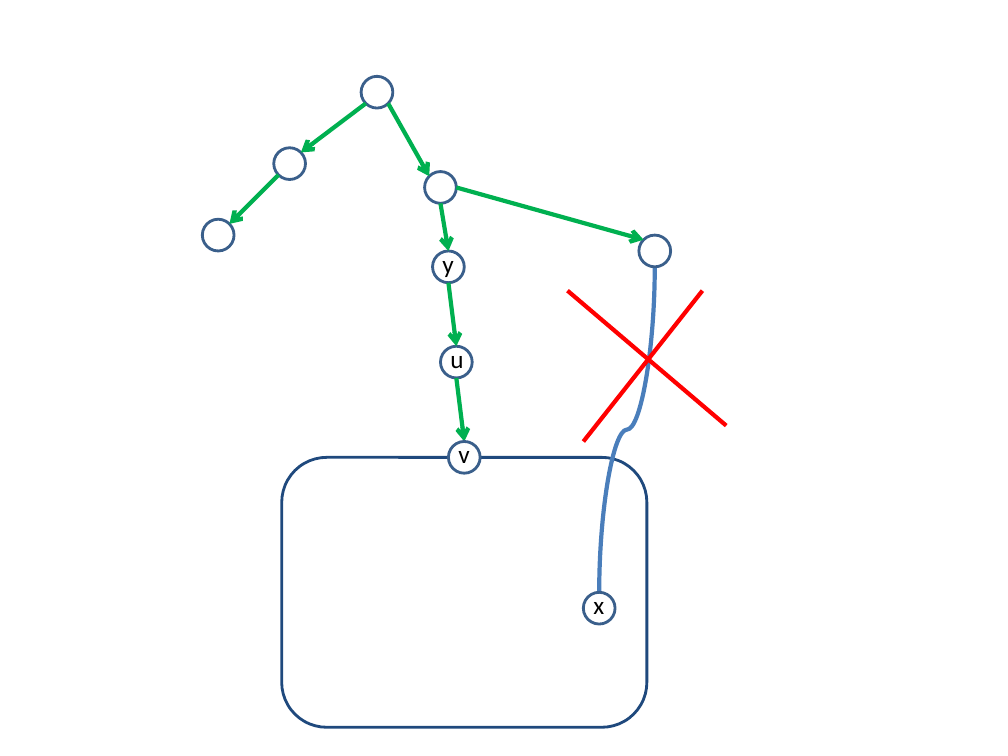
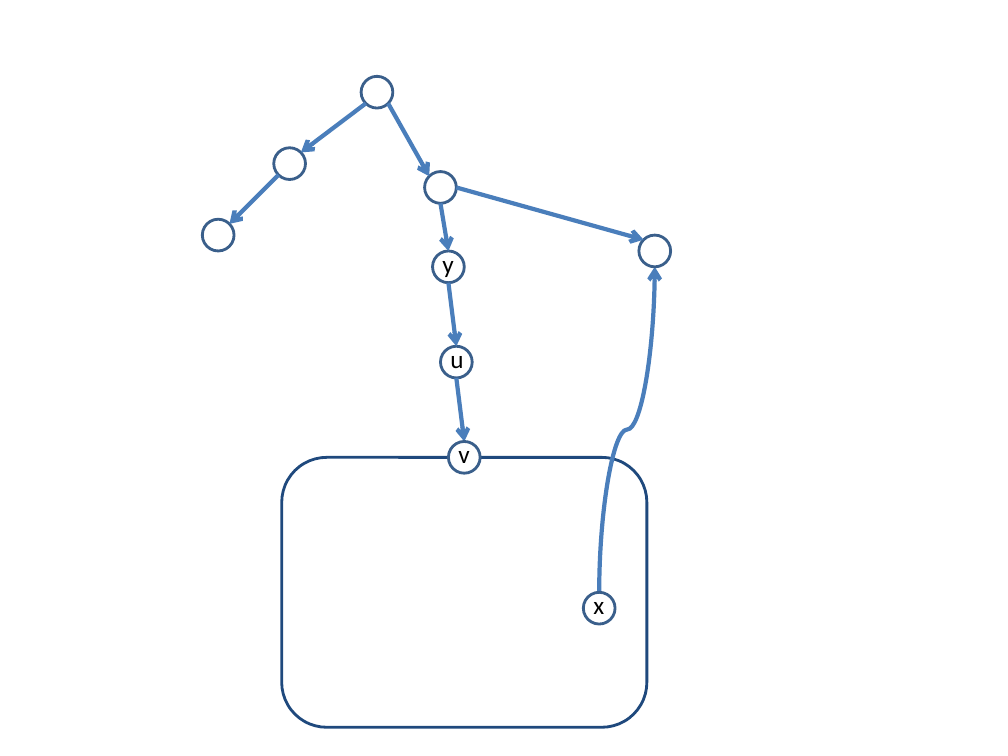
Before and after one commit to SteinbergOB/ANG, a slide deck: slide 73 of Презентации/Лекция 2.pptx (slide 37 before the commit). Drawn at 1008x756 pixels with LibreOffice and Linux fonts; fonts in the diff are those of the drawing. Boxes give left, top, right and bottom in pixels: in the first picture for what was removed or moved away, otherwise in the second. Text is boxed around its words. In the diff, an @@ line names an element or a change of style, - is before the commit and + after.

```diff
--- a/Презентации/Лекция 2.pptx
+++ b/Презентации/Лекция 2.pptx
@@ arrow (366, 104) - (301, 152): stroke #00B050 3 pt to #4B7EBC 3 pt @@
@@ arrow (388, 104) - (429, 176): stroke #00B050 3 pt to #4B7EBC 3 pt @@
@@ arrow (278, 175) - (230, 224): stroke #00B050 3 pt to #4B7EBC 3 pt @@
@@ arrow (440, 204) - (449, 251): stroke #00B050 3 pt to #4B7EBC 3 pt @@
@@ arrow (457, 187) - (643, 240): stroke #00B050 3 pt to #4B7EBC 3 pt @@
@@ curved line (599, 593) - (655, 267): curved line to curved arrow @@
@@ arrow (449, 283) - (457, 347): stroke #00B050 3 pt to #4B7EBC 3 pt @@
@@ line removed from (568, 290) to (726, 425) @@
@@ line removed from (703, 290) to (584, 442) @@
@@ arrow (457, 378) - (465, 442): stroke #00B050 3 pt to #4B7EBC 3 pt @@
```
Also in this commit, not shown: 2 other slides changed, 40 slides added, 3 slides removed, 4 other files.
